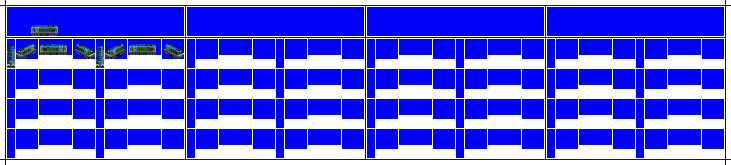
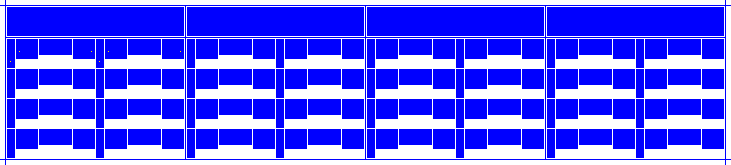
Revision of a layered 731 x 165 image; what changed, layer by layer:
removed layer "CC2 copy" over (x1=7, y1=25, x2=184, y2=68)